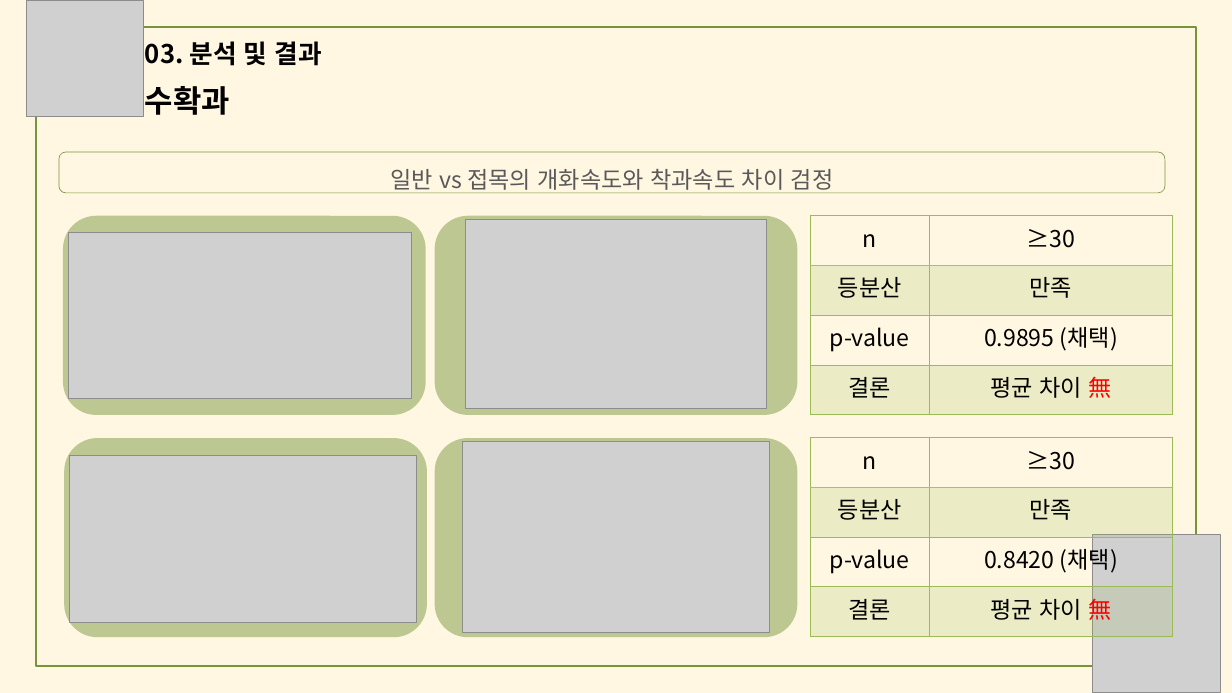
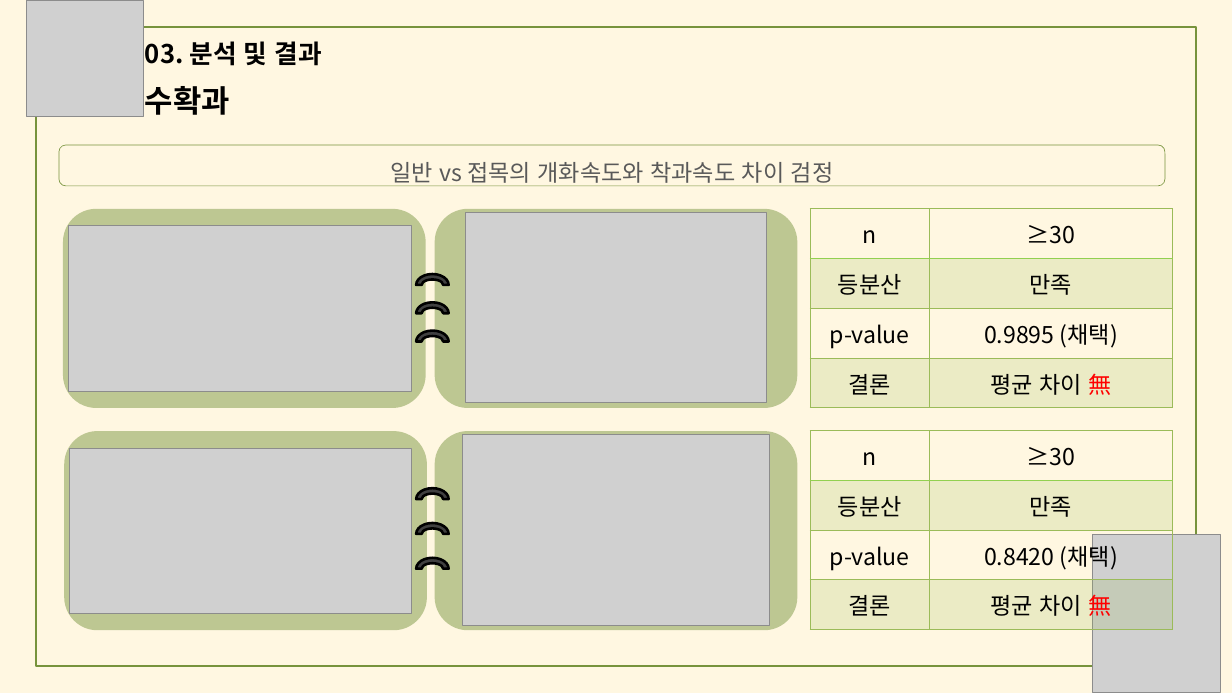
Before and after one commit to meucham11/nong_intern, a slide deck: slide 28 of 경진대회.pptx. Drawn at 1232x693 pixels with LibreOffice and Linux fonts; fonts in the diff are those of the drawing; grey boxes stand for pictures. Boxes give left, top, right and bottom in pixels: in the first picture for what was removed or moved away, otherwise in the second. Text is boxed around its words. In the diff, an @@ line names an element or a change of style, - is before the commit and + after.

```diff
--- a/경진대회.pptx
+++ b/경진대회.pptx
@@ 5 rounded rectangles, 3 pictures, 2 tables: place and size @@
-5 rounded rectangles, 3 pictures, 2 tables at (59, 152, 1174, 638)
+5 rounded rectangles, 3 pictures, 2 tables at (59, 145, 1174, 631)
@@ arch (boxed as its full ring) added at (416, 274, 448, 297), fill #404040, outline #000000 2 pt @@
@@ arch (boxed as its full ring) added at (416, 302, 448, 324), fill #404040, outline #000000 2 pt @@
@@ arch (boxed as its full ring) added at (416, 331, 448, 353), fill #404040, outline #000000 2 pt @@
@@ picture: place and size @@
-picture at (70, 456, 417, 623)
+picture at (70, 448, 412, 614)
@@ arch (boxed as its full ring) added at (416, 488, 448, 510), fill #404040, outline #000000 2 pt @@
@@ arch (boxed as its full ring) added at (416, 523, 448, 545), fill #404040, outline #000000 2 pt @@
@@ arch (boxed as its full ring) added at (416, 558, 448, 580), fill #404040, outline #000000 2 pt @@
```
Also in this commit, not shown: 22 other slides changed.
